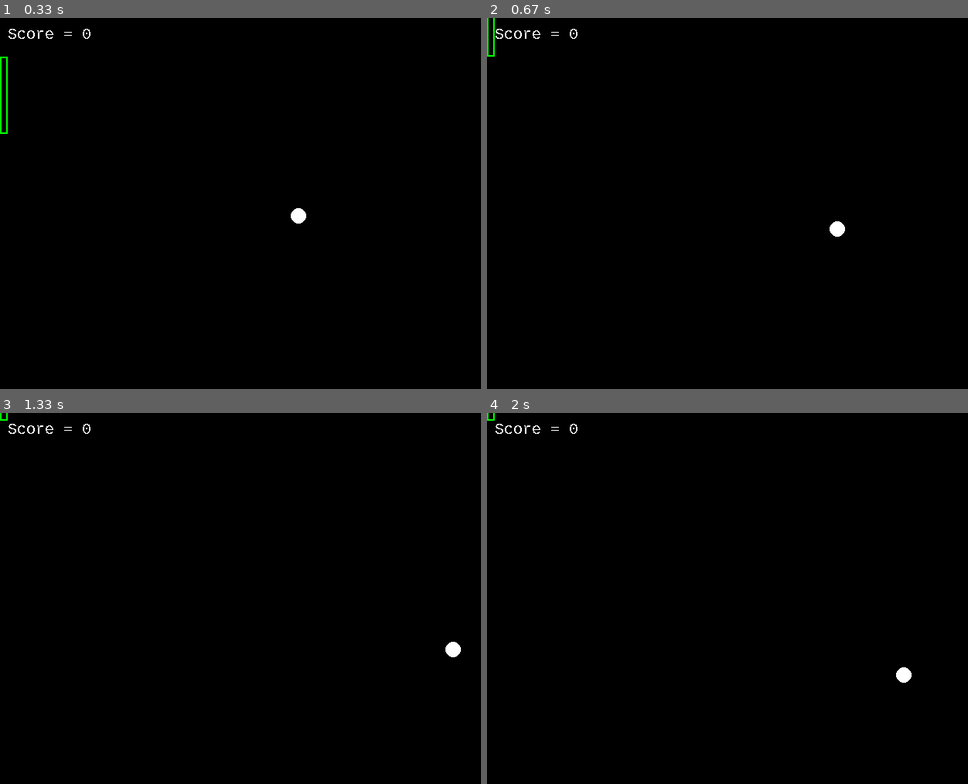
Above: before the commit, frames 1-4 (two rows, left to right).
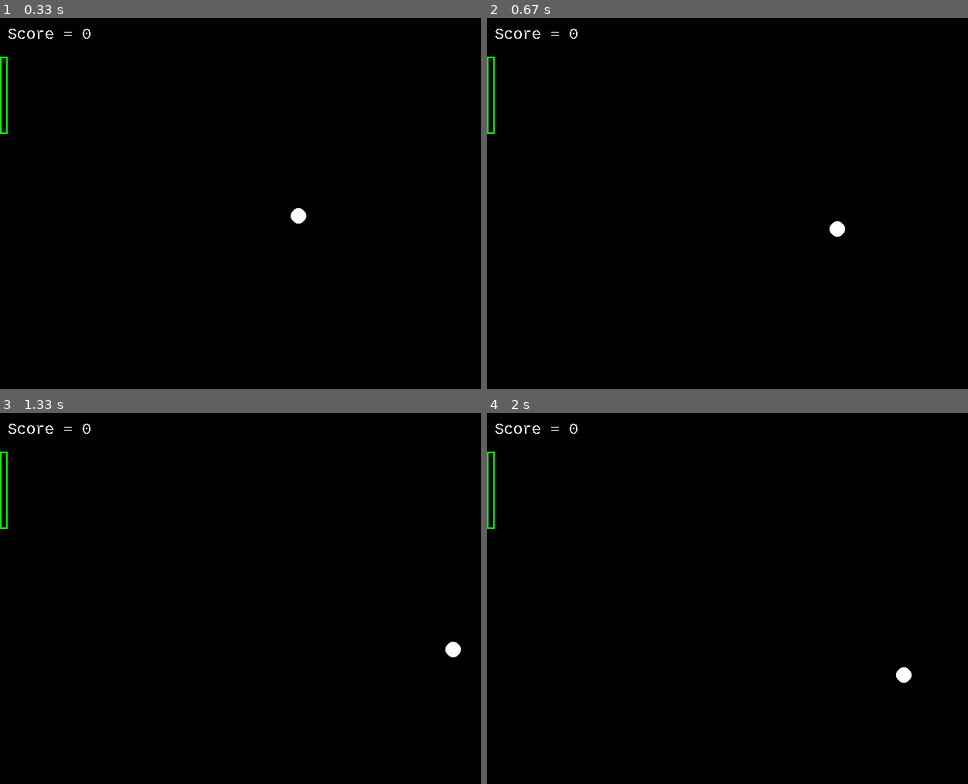
Above: after the commit, the same moments.

Repository: jittat/pygame-squash2
Game: pygame game, started from main.py
The game is run twice, just before and just after one commit, with the same random seed, the same clock (stepped at 60 frames per second) and the same inputs. The source is Python 2; it was converted automatically to run under Python 3.
Inputs:
- Up to frame 1 (0.33 s): no input
- Up to frame 2 (0.67 s): hold Up from 0.33 s (still down)
- Up to frame 3 (1.33 s): release Up at 0.8 s
- Up to frame 4 (2 s): no input

Frame 1 is identical in both runs. In frame 2, 0.2% of the frame differs, in the area x 0-2%, y 0-32%; in frame 3, 0.2%; in frame 4, 0.2%.

Commit message:
added move_up, move_down to player, added is_key_pressed to SimpleGame

Diff:
--- a/elements.py
+++ b/elements.py
@@ -46,6 +46,12 @@
         return self.pos-self.width/2.0 < ball.y < self.pos+self.width/2.0 \
             and ball.x-ball.radius < self.THICKNESS
 
+    def move_up(self):
+        self.pos -= 5
+
+    def move_down(self):
+        self.pos += 5
+
     def render(self, surface):
         pygame.draw.rect(surface,
                          self.color,
--- a/gamelib.py
+++ b/gamelib.py
@@ -48,6 +48,12 @@
 
             self.clock.tick(self.fps)
 
+    def is_key_pressed(self, key):
+        keys_pressed = pygame.key.get_pressed()
+        if key < 0 or key >= len(keys_pressed):
+            return False
+        return (keys_pressed[key])
+
     def init(self):
         self.__game_init()
 
--- a/main.py
+++ b/main.py
@@ -28,15 +28,14 @@
     def update(self):
         self.ball.move(1./self.fps, self.surface, self.player)
 
-        if pygame.key.get_pressed()[K_UP]:
-            self.player.pos -= 5
-        elif pygame.key.get_pressed()[K_DOWN]:
-            self.player.pos += 5
+        if self.is_key_pressed(K_UP):
+            self.player.move_up()
+        elif self.is_key_pressed(K_DOWN):
+            self.player.move_down()
 
         if self.player.can_hit(self.ball):
             self.score += 1
             self.render_score()
-            print "HIT"
             self.ball.bounce_player()
 
     def render_score(self):
